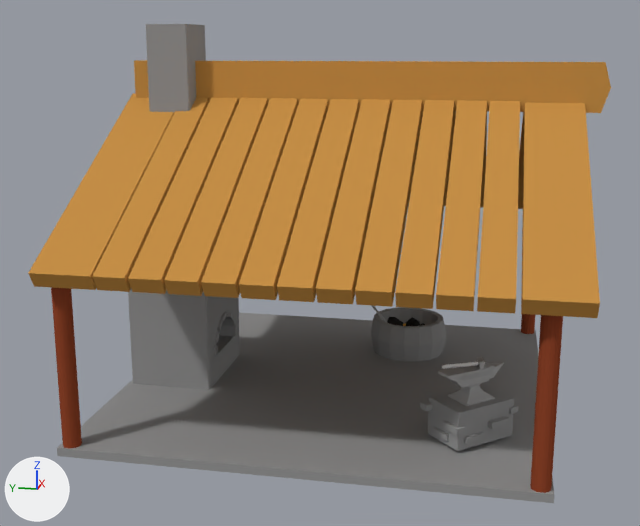
One commit to the Blender file IvanWorkFolder/Кузница.blend: the scene before it, then after it.
The view is the same before and after, from a 50 mm lens placed at (-20.57, -3.67, 8.11), pointed at (-0.44, 0.35, 3.08). The lights are fixed; the arrows at lower left show +X, +Y and +Z.

The scene before the commit, as lines of its bpy script (objects in view):
```python
me_cube = bpy.data.meshes.new('Cube')
me_cube.from_pydata(...)  # 72 vertices, 59 faces; spans x -1.0..1.0, y -1.0..1.0, z 0.0..8.58
me_cube.materials.append(mat_камень)  # grey #959595
me_cube_002 = bpy.data.meshes.new('Cube.002')
me_cube_002.from_pydata(...)  # a box spanning x -1.0..1.0, y -1.0..1.0, z 0.0..1.0
me_cube_002.materials.append(mat_камень)  # grey #959595
me_cube_018 = bpy.data.meshes.new('Cube.018')
me_cube_018.from_pydata(...)  # 64 vertices, 48 faces; spans x -1.0..7.0, y -29.1..1.0, z -1.0..1.0
me_cube_018.materials.append(mat_камень)  # grey #959595
ob_cube_015 = bpy.data.objects.new('Cube.015', me_cube_018)
ob_cube_015.parent = ob_печь
ob_cube_015.matrix_parent_inverse = Matrix(((0.766, 0.0, 0.0, 0.0), (0.0, 1.0, 0.0, -3.901), (0.0, 0.0, 1.0, 0.0), (0.0, 0.0, 0.0, 1.0)))
ob_cube_015.location = (-0.828, 2.88, 0.831)
ob_cube_015.rotation_euler = (1.571, -1.344, 0.0)  # degrees (90, -77, 0)
ob_cube_015.scale = (0.129, 0.0584, 0.0336)
ob_печь = bpy.data.objects.new('Печь', me_cube)
ob_печь.location = (0.0, 3.9, 0.0)
ob_печь.scale = (1.31, 1.0, 1.0)
ob_подставка_под_наковальню = bpy.data.objects.new('Подставка под наковальню', me_cube_002)
ob_подставка_под_наковальню.location = (-2.82, -3.37, 0.08)
ob_подставка_под_наковальню.rotation_euler = (0.0, 0.0, 2.309)  # degrees (0, 0, 132)
ob_подставка_под_наковальню.scale = (0.742, 0.493, 0.835)
# also in view: 'Cylinder.001' at (2.54, -1.51, 0.47); 'Cylinder' at (0.0, 0.0, 1.96); 'Наковальня' at (-2.86, -3.34, 1.24); 'Cube.013' at (0.0, -0.47, 5.64); 'Plane' at (0.0, 0.0, -0.09)
```
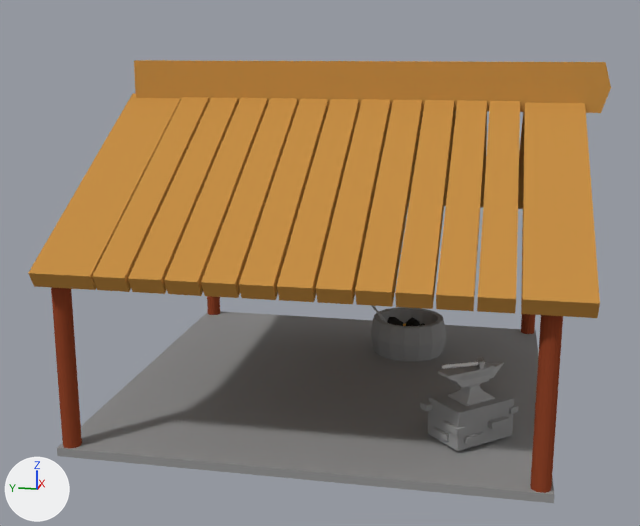
The edits, one by one:
Object 'Печь' (ob_печь) is deleted.
Object 'Cube.015' (ob_cube_015) is deleted.

Where the change shows, as pixel boxes (x1, y1, x2, y2) in the pictures (640 x 526 px):
'Печь', deleted: before (128, 24, 240, 390)
'Cube.015', deleted: before (214, 312, 237, 356)
